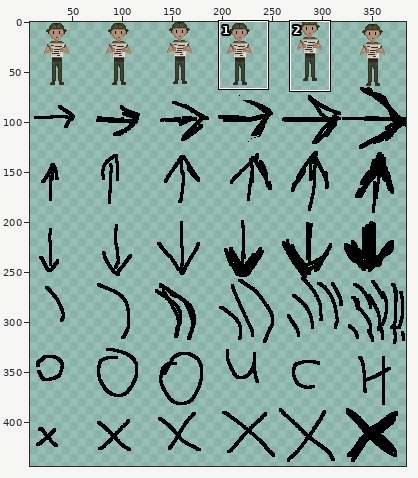
Sprite sheet -- LostInTheMap/assets/graphics/characters/archaeologist_3.png. Above, an overview of the earlier version with the close-up marked.
Close-up. Before:
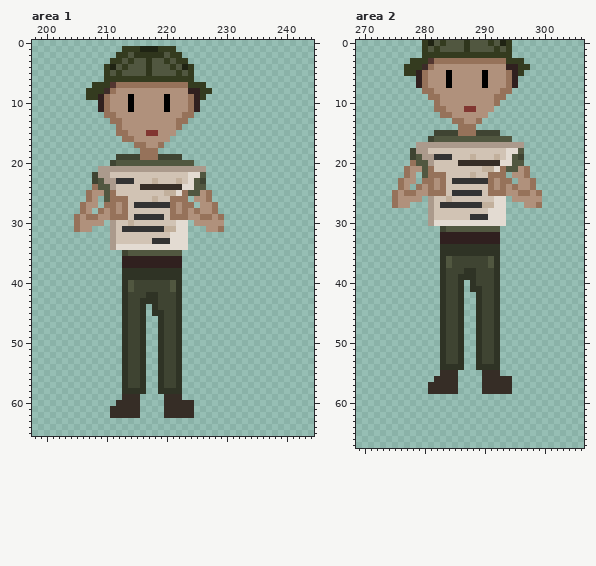
The file is 384x448 pixels. Colours within 5 levels of each other are drawn and written as one. Shown: area 1: x 198..244, y 0..65; area 2: x 269..306, y 0..67. The wide view leaves out empty margins. The commit also changed other parts of the picture, which this record leaves out.
After the commit:
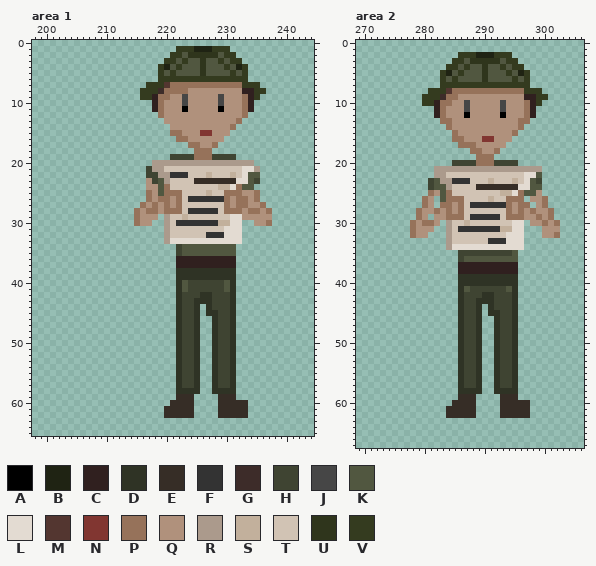
Palette (. is transparent): A #000000  B #1f2313  C #30201f  D #2f3325  E #362d26  F #333333  G #3d2c29  H #3f4432  J #464646  K #515740  L #e3dbd2  M #533630  N #813631  P #96725a  Q #b0917c  R #ab9a8c  S #c2b09c  T #d1c3b4  U #2f351c  V #343b1f
Change:
Changed rows in their new state; - is an unchanged pixel.
Area 1:
first column x 205:
 1 --------.........VVVBBBVVV-------
 2 -------.........--KUUUUUKVV------
 3 ------.........-VK-KKUKKVKVV-----
 4 -----.........VBKVKKKUKKKVKBV----
 5 -----.........V-VK-KKUKKKKVKV----
 6 -----.........------VVVVVVVVV----
 7 ---.........VVVM---PPPPPPPPPVVV--
 8 --.........VVVGPPPPQQQQQQQQQCCVV-
 9 --.........VVCPP--JQQQQQJQQQPCV--
10 ----.........CPQ--JQQQQQJQQQPC---
11 ----.........CPQ--AQQQQQAQQQPC---
12 -----.........P---QQQQQQQQQQP----
13 ------.........--QQQQQQQQQQP-----
14 -------.........-QQQQQQQQQP------
15 -------.........PPQQQNNQQQ-------
16 --------........-PPQQQQQQ--------
17 ----------.....----PPQQP---------
18 -----------...------PPP----------
19 -------.........--HHPPPHHHH------
20 ------.......RRRRRRRRRRRRRRRRR---
21 ----........H--TTTTTTTTTTTTTLLR--
22 ---.........HHRRFFFTTTSTTTSTLKK--
23 ---.........QHKR-T-TEEEEEEELLKH--
24 ---.........QQKPTTTTTTTTSSLPKK---
25 --..........PQKPPPTTTTSTTPPPQQP--
26 --..-.......PQPPQ-TFFFFFFPQPPQP--
27 -...-......PQPQPQPTTTTTTTPQPPQQP-
28 -..-......PQPPQP-PTFFFFFTPPPQPPQP
29 ..........PQQQ.RTTSTTTTTTTLLQQQQQ
30 .....-....PQQ..R-FFFFFFFSSLL--QQP
31 ...---.........RTTTTTTTTTLLL-----
32 ------.........RTTTTTTFFFLLL-----
33 ------.........R---LLLLLLLLL-----
34 ------...........HKKKKKKKKK------
35 --------.........HKKKKKKKKK------
36 --------.........-CCCCCCCCC------
37 --------.........-CCCCCCCCC------
38 --------.........-DDDDDDDDD------
39 --------.........-DDDDDDDDD------
40 --------.........-KHHHHHHKD------
41 --------.........-KHHHHHHKD------
42 --------.........-HHHDDHHHD------
43 --------.........-HHDDDHHHD------
44 --------....-....-HHD-DHHHD------
45 --------....-....-HHD-DDHHD------
46 --------....--...-HHD--DHHD------
47 --------....--...-HHD--DHHD------
48 --------....--...-HHD--DHHD------
49 --------....--...-HHD--DHHD------
50 --------....--...-HHD--DHHD------
51 --------....--...-HHD--DHHD------
52 --------....--...-HHD--DHHD------
53 --------....--...-HHD--DHHD------
54 --------....--...-HHD--DHHD------
55 --------....--...-HHD--DHHD------
56 --------....--...-HHD--DHHD------
57 --------....--...-HHD--DHHD------
58 --------....--...-DDD--DDDD------
59 --------...----..-EE----EEE------
60 -------....----.--------EEEEE----
61 ------.....-------------EEEEE----
62 ------.....-------------EEEEE----
Area 2:
first column x 275:
 0 -----...............--------
 1 -----...............--------
 2 -----......---BBB-----------
 3 ---.......VVKUUUUUK--.------
 4 --.......VVKVKKUKKVKV-.-----
 5 --......VBKVKKKUKKKVKBV-----
 6 ----....VKVKKKKUKKKKVKV-----
 7 ----....VVVVVVVVVVVVVVV-----
 8 -----.VVVMPPPPPPPP--PPVVV---
 9 -----VVVGPP------QQQQQCCVV--
10 -----VVCPP--J----QJQQQPCV---
11 -------C----JQ---QJQQQPC----
12 -------C-Q--A---QQAQQQPC----
13 --------PPQQ--QQQQQQQPP-----
14 ---------PQQQQQQQQQQQP------
15 -------...PQQQQQQQQQP-------
16 ------....PPQQQNNQQQ--------
17 ----.......PPPQQQQQ...------
18 ---..........PPQQP....------
19 ---...........PPP.....------
20 ---.......HHHHPPPHHHH.------
21 --.....RRRRRRRRRRRRRRRRRR---
22 --..-..RR----T--TTTTTTLLK---
23 -...-.HKRR---TTTSTTTSTLKH---
24 -..-..HKKR----EEEEEEELLKK---
25 ......-QKPTTTTT-TTSSL-KKQ---
26 .....PQ.KPPP----STTPPP.--P--
27 ...--PQ.PPQPT--FFFFPQPP.QP--
28 ----PQQPQPQP----TTTPQPQPQQP-
29 ----PQ.QQPPP----FFTPPPQQPQP-
30 ---PQPPQ.RTTSTTTTTTTLL-QQPQP
31 ---PQQQ-.RTFFFFFFFSSLL---QQQ
32 ---PQQ--.RTTTTTTTTTLLL---QQP
33 --------.RTTTTTTFFFLLL------
34 --------.RLLLLLLLLLLLL------
35 --------...HHHHHHHHHK-------
36 --------...-KKKK-KKKK-------
37 --------...CCCCCCCCCC-------
38 --------...CCCCCCCCCC-------
39 --------...---DDD-DDD-------
40 --------...-D-DDD-DDD-------
41 --------...-KHH--HHKD-------
42 --------...-HHHDDHHHD-------
43 --------...-HH-DDHHHD-------
44 --------...-HH-.DHHHD-------
45 --------...-HH-.D-HHD-------
46 --------...-HH-..-HHD-------
47 --------...-HH-..-HHD-------
48 --------...-HH-..-HHD-------
49 --------...-HH-..-HHD-------
50 --------...-HH-..-HHD-------
51 --------...-HH-..-HHD-------
52 --------...-HH-..-HHD-------
53 --------...-HH-..-HHD-------
54 --------...-HH-..-HHD-------
55 --------...DHHD..DHHD-------
56 -------....DHHD..DHHD-------
57 ------.....DHHD..DHHD-------
58 ------.....DDDD..DDDD-------
59 -----------EEE----EEE-------
60 ----------EEEE----EEEEE-----
61 ---------EEEEE----EEEEE-----
62 ---------EEEEE----EEEEE-----
Changed places in both close-ups, as pixel boxes (x1, y1, x2, y2):
changed: (74, 46, 272, 418)
changed: (392, 40, 560, 418)
